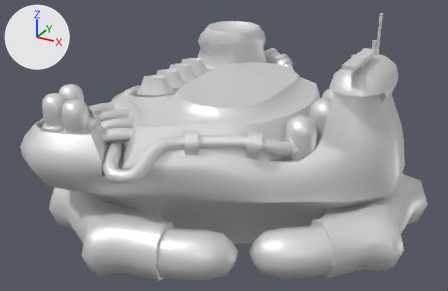
What one commit did to the glTF model glb/legsplab.glb.
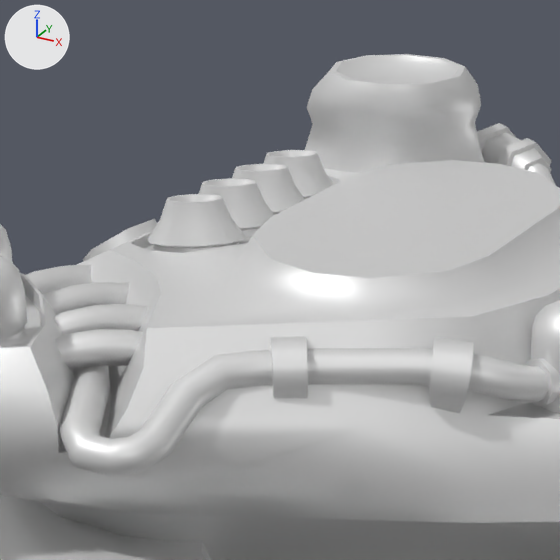
Old and new are each drawn whole from a 50 mm camera at (81.7, -154.7, 88.9) aimed at (0.5, -7.1, 15.1) and again close up on the part from 18% to 66% of the width and 0% to 75% of the height. Every picture has the same lights, and +X, +Y and +Z are marked at upper left. The first two pictures are the older version. Where no turn or scale is listed for an object, it has been applied to the vertices.

Names of what the first close-up shows: 'base', 'floats', 'greebles', 'greebles.001'.
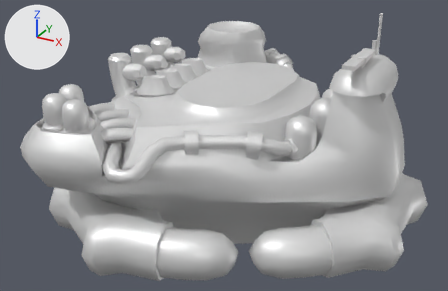
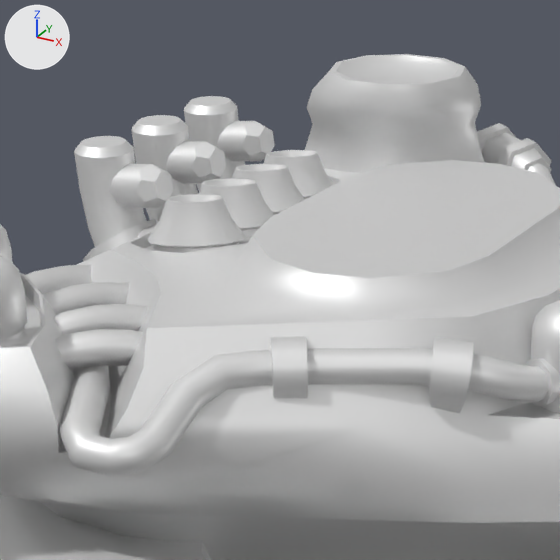
What differs and where, as boxes [x1, y1, x2, y2] in the close-ups (560 x 560 px):
'nano3', now drawn: after [74, 136, 173, 247]
'nano2', now drawn: after [131, 115, 226, 223]
'nano1', now drawn: after [184, 96, 275, 191]

The change, as a diff of the scene's bpy script:
```diff
--- a/glb/legsplab.glb.py
+++ b/glb/legsplab.glb.py
@@ me_nano3 @@
+me_nano3.from_pydata(...)  # 222 vertices, 412 faces; spans x -10.6..8.9, y -3.4..3.4, z -8.0..7.2
+me_nano3.materials.append(mat_s3o_default)  # white #e7e7e7
@@ me_nano2 @@
+me_nano2.from_pydata(...)  # 222 vertices, 412 faces; spans x -10.6..8.9, y -3.4..3.4, z -8.0..7.2
+me_nano2.materials.append(mat_s3o_default)  # white #e7e7e7
@@ me_nano1 @@
+me_nano1.from_pydata(...)  # 222 vertices, 412 faces; spans x -10.6..8.9, y -3.4..3.4, z -8.0..7.2
+me_nano1.materials.append(mat_s3o_default)  # white #e7e7e7
@@ ob_nano1 @@
-ob_nano1 = bpy.data.objects.new('nano1', None)
+ob_nano1 = bpy.data.objects.new('nano1', me_nano1)
 ob_nano1.parent = ob_arm1
@@ ob_nano2 @@
-ob_nano2 = bpy.data.objects.new('nano2', None)
+ob_nano2 = bpy.data.objects.new('nano2', me_nano2)
 ob_nano2.parent = ob_arm2
@@ ob_nano3 @@
-ob_nano3 = bpy.data.objects.new('nano3', None)
+ob_nano3 = bpy.data.objects.new('nano3', me_nano3)
 ob_nano3.parent = ob_arm3
```
